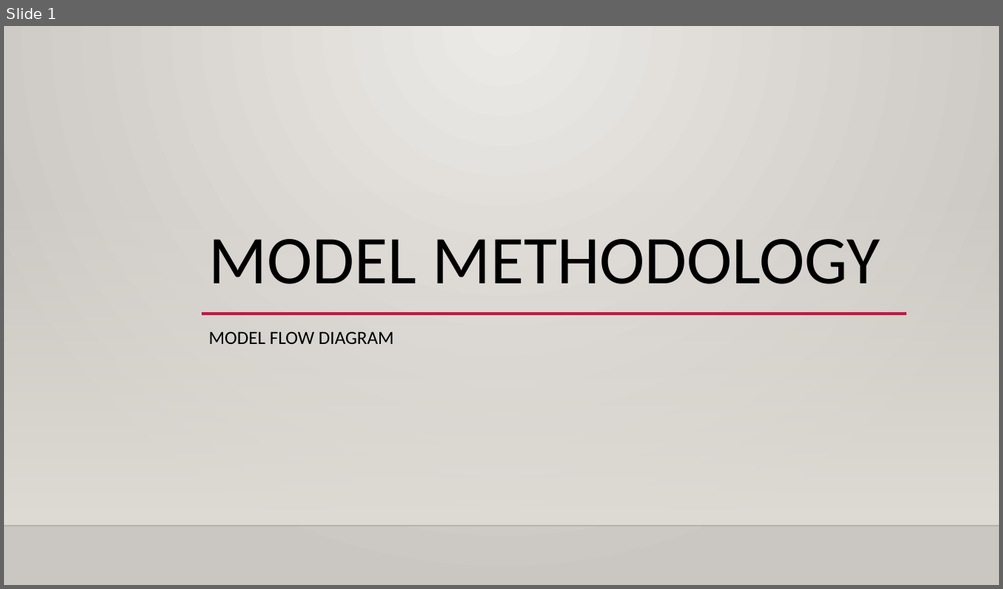
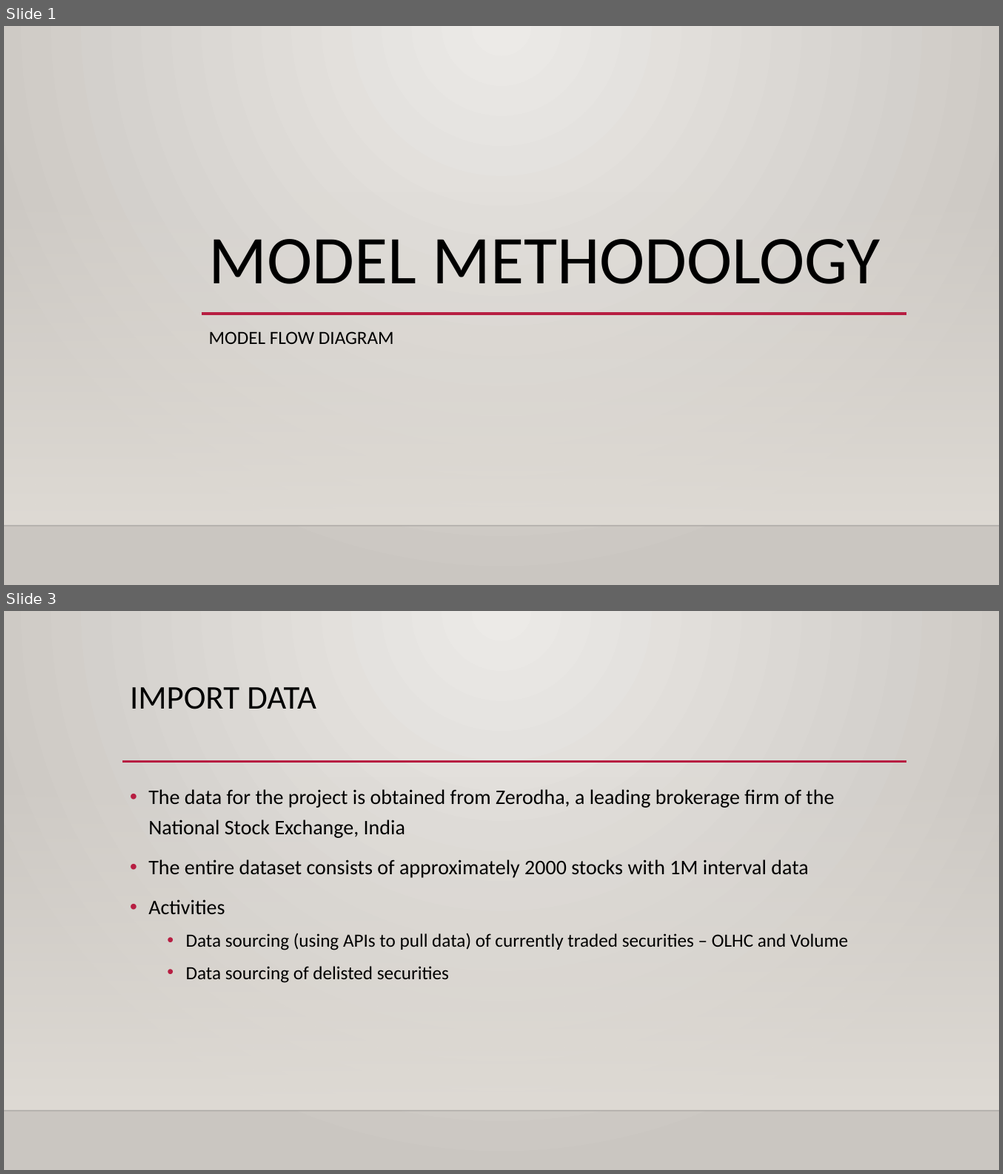
Before and after one commit to anubhav0by0/medium-term-trading-models, a slide deck: Documentation/Model Methodology.pptx. Shown one above the other, each under a label of ours: slide 1 before the commit, slides 1 and 3 after it; the slides between them are not shown. The pictures are 1003x589 and 1003x1174 pixels, drawn with LibreOffice and Linux fonts; fonts in the diff are those of the drawing; background and template pictures are left out. Boxes give left, top, right and bottom in pixels: in the first picture for what was removed or moved away, otherwise in the second. Text is boxed around its words. In the diff, an @@ line names an element or a change of style, - is before the commit and + after.

Commit message:
Change in the project scope based on faulty feedback
We made changes based on feedback received in M5 and Prof. Saad Zaman

```diff
--- a/Documentation/Model Methodology.pptx
+++ b/Documentation/Model Methodology.pptx
@@ slide 3 added at (4,611,999,1170), background gradient #ECEAE7 to #CAC7C1; not listed: 2 template elements that a slide beside it also shows @@
@@ title added at (130,687,316,709), 32 pt, text #000000 @@
+IMPORT DATA
@@ line added from (122, 762) to (907, 762), #B71E42 2.5 pt @@
@@ text added at (148,789,848,983), 20 pt, text #000000 @@
+• The data for the project is obtained from Zerodha, a leading brokerage firm of the National Stock Exchange, India
+• The entire dataset consists of approximately 2000 stocks with 1M interval data
+• Activities
+  • Data sourcing (using APIs to pull data) of currently traded securities – OLHC and Volume
+  • Data sourcing of delisted securities
```
Also in this commit, not shown: 1 slide changed, 3 other slides added, 6 other files.
